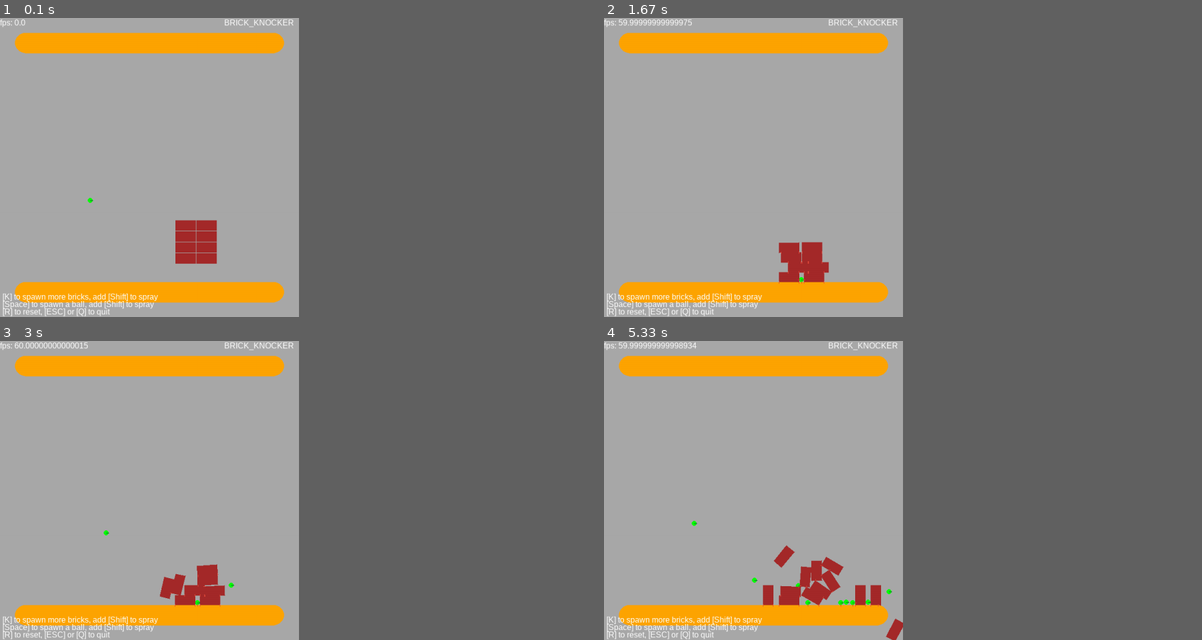
Above: before the commit, frames 1-4 (two rows, left to right).
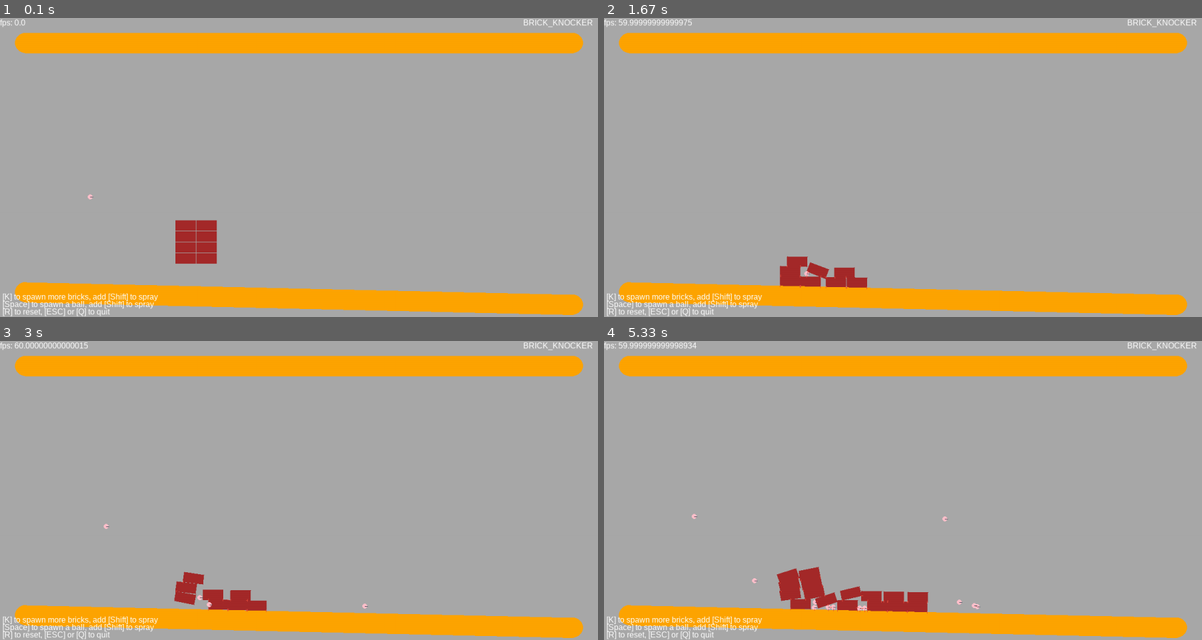
Above: after the commit, the same moments.

Repository: nrichards/pendulum2d
Game: pygame game, started from main.py
Two runs of this game, one before a commit and one after it. Both use one fixed random seed, a clock stepped at 60 frames per second and the inputs below.
Inputs:
- Up to frame 1 (0.1 s): no input
- Up to frame 2 (1.67 s): hold R 0.33-0.8 s; tap D at 0.83 s
- Up to frame 3 (3 s): tap Space at 2.17, 2.57, 2.87 s
- Up to frame 4 (5.33 s): tap Space at 3.07, 3.4, 3.7, 3.9, 4.2, 4.47, 4.8, 5.1, 5.23 s; tap K at 4.88 s
In our replay, the window is 450x450 before the commit and 900x450 after it. These sizes can differ from the game's own. Grey fills any space a smaller window leaves; there, only what the larger window draws over its background counts as a difference.

The runs differ from the first frame. In frame 1, 8.2% of the frame differs, in the area x 4-99%, y 0-100%; in frame 2, 9.1%; in frame 3, 9.2%; in frame 4, 10%.

Commit message:
Widen playground, add sounds, add fun

Diff:
--- a/brick_knocker.py
+++ b/brick_knocker.py
@@ -12,13 +12,15 @@
 
 PYGAME_COLOR_WHITE = pygame.Color("white")
 FONT_COLOR = PYGAME_COLOR_WHITE
-WIDTH, HEIGHT = 600, 600
+WIDTH, HEIGHT = 1200, 600
 DEFAULT_POSITION = 100, 300
 DEFAULT_DIRECTION = 1000, -600
+DIRECTION_TILT_RANGE_TUPLE = (-300, 300)
 DRAW_FPS = True
 COLLISION_TYPES = {
     "ball": 1,
     "brick": 2,
+    "wall": 3,
 }
 BALL_ELASTICITY = 0.7
 BRICK_ELASTICITY = 0.0000001
@@ -38,6 +40,7 @@
 
 space = None
 state = []
+sfx = {}
 
 
 # class Ball(pygame.sprite.Sprite):
@@ -65,7 +68,7 @@
     ball_body.position = position
 
     ball_shape = pymunk.Circle(ball_body, 5)
-    ball_shape.color = pygame.Color("green")
+    ball_shape.color = pygame.Color("pink")
     ball_shape.elasticity = BALL_ELASTICITY
     ball_shape.collision_type = COLLISION_TYPES["ball"]
 
@@ -73,25 +76,20 @@
 
     space.add(ball_body, ball_shape)
 
-
-def setup_level(space, player_body=None):
+    sfx["ball"]["catch"][0].play()
+
+
+def setup_level(space):
     """
     Populate with initial components
     :param space:
-    :param player_body:
     """
-    # Remove balls and bricks
-    for s in space.shapes[:]:
-        if s.body.body_type == pymunk.Body.DYNAMIC:
-            space.remove(s.body, s)
-
-    # Spawn a ball for the player to have something to play with
-
-    fire_ball(player_body, space)
+    remove_balls_bricks(space)
+
+    fire_ball(space)
 
     # Spawn bricks
 
-    # Brick drop
     one_brick = False
     if one_brick:
         brick_body = pymunk.Body(body_type=pymunk.Body.DYNAMIC)
@@ -105,38 +103,85 @@
     else:
         spawn_bricks(space)
 
-    # # Make bricks be removed when hit by ball
-    # def remove_brick(arbiter, space, data):
-    #     brick_shape = arbiter.shapes[0]
-    #     space.remove(brick_shape, brick_shape.body)
-    #
-    # h = space.add_collision_handler(collision_types["brick"], collision_types["ball"])
-    # h.separate = remove_brick
-
-    # Game area
-    # walls
+    handle_brick_brick = space.add_collision_handler(COLLISION_TYPES["brick"], COLLISION_TYPES["brick"])
+    handle_brick_brick.begin = brick_brick_collide
+
+    handle_brick_ball = space.add_collision_handler(COLLISION_TYPES["brick"], COLLISION_TYPES["ball"])
+    handle_brick_ball.begin = brick_ball_collide
+
+    spawn_walls(space)
+
+
+def spawn_walls(space):
     line_radius = 20
+    wall_left = 50
+    wall_right = WIDTH - 50
+    wall_bottom = 50
+    wall_top = HEIGHT - 50
     static_lines = [
-        pymunk.Segment(space.static_body, (50, 50), (550, 50), line_radius),  # Top
-        # pymunk.Segment(space.static_body, (550, 550), (550, 50), line_radius), # Right
-        # pymunk.Segment(space.static_body, (50, 550), (50, 50), line_radius), # Left
-        pymunk.Segment(space.static_body, (50, 550), (550, 550), line_radius),  # Bottom
-
+        pymunk.Segment(space.static_body, (wall_left, wall_top),
+                       (wall_right, wall_top), line_radius),  # Top
+        # pymunk.Segment(space.static_body, (550, 550),
+        #               (550, 50), line_radius), # Right
+        # pymunk.Segment(space.static_body, (50, 550),
+        #               (50, 50), line_radius), # Left
+        pymunk.Segment(space.static_body, (wall_left, wall_bottom),
+                       (wall_right, wall_bottom - 25), line_radius),  # Bottom
     ]
     for line in static_lines:
         line.color = pygame.Color("orange")
         line.elasticity = 1.0
         line.friction = 0.62
-
+        line.collision_type = COLLISION_TYPES["wall"]
     space.add(*static_lines)
-
-
-def fire_ball(player_body, space):
-    tilt = random.randrange(-200, 200)
+    handle_wall_ball = space.add_collision_handler(COLLISION_TYPES["wall"], COLLISION_TYPES["ball"])
+    handle_wall_ball.begin = wall_ball_collide
+    handle_wall_ball = space.add_collision_handler(COLLISION_TYPES["wall"], COLLISION_TYPES["brick"])
+    handle_wall_ball.begin = wall_brick_collide
+
+
+def remove_balls_bricks(space):
+    for s in space.shapes[:]:
+        if s.body.body_type == pymunk.Body.DYNAMIC:
+            space.remove(s.body, s)
+
+
+def brick_brick_collide(arbiter, space, data):
+    if arbiter.shapes[0].body.kinetic_energy > 40000:
+        c = sfx["brick"]["impact"][0].play()
+    elif arbiter.shapes[0].body.kinetic_energy > 10000:
+        c = sfx["brick"]["impact"][1].play()
+    elif arbiter.shapes[0].body.kinetic_energy > 500:
+        c = sfx["brick"]["scrape"][0].play()
+    return True
+
+
+def brick_ball_collide(arbiter, space, data):
+    if arbiter.shapes[1].body.kinetic_energy > 40000:
+        c = sfx["ball"]["bounce"][0].play()
+    return True
+
+
+def wall_ball_collide(arbiter, space, data):
+    if arbiter.shapes[1].body.kinetic_energy > 100000:
+        c = sfx["ball"]["bounce"][0].play()
+    return True
+
+
+def wall_brick_collide(arbiter, space, data):
+    if arbiter.shapes[1].body.kinetic_energy > 100000:
+        c = sfx["brick"]["impact"][0].play()
+    elif arbiter.shapes[1].body.kinetic_energy > 500:
+        c = sfx["brick"]["scrape"][0].play()
+    return True
+
+
+def fire_ball(space):
+    tilt = random.randrange(*DIRECTION_TILT_RANGE_TUPLE)
     ball_direction = (DEFAULT_DIRECTION[0], DEFAULT_DIRECTION[1] + tilt)
     spawn_ball(
         space,
-        DEFAULT_POSITION if player_body is None else player_body.position + (0, 40),
+        DEFAULT_POSITION,
         ball_direction,
     )
 
@@ -184,15 +229,18 @@
         ):
             space.remove(s.body, s)
             count += 1
+    debug_print(f"Cleaned up {count} bodies")
+
+
+def debug_print(self, *args):
     if DEBUG_LOG:
-        print(f"Cleaned up {count} bodies")
-
-
-def parse_events(player_body, running, space):
+        print(self, args)
+
+
+def parse_events(running, space):
     """
     Extract events from user input. May return multiple events if non-terminal.
 
-    :param player_body:
     :param running:
     :param space:
     :return: Terminal events as a single element list. Continuous events in a multiple element list.
@@ -228,6 +276,33 @@
     return result
 
 
+def load_sfx():
+    pygame.mixer.set_num_channels(32)
+
+    global sfx
+    sfx = {
+        "brick": {
+            "impact": [
+                pygame.mixer.Sound("sfx/brick_sounds/impact/brick_impact_01.mp3"),
+                pygame.mixer.Sound("sfx/brick_sounds/impact/brick_impact_03.mp3")
+            ],
+            "scrape": [
+                pygame.mixer.Sound("sfx/brick_sounds/scrape/brick_scrape_02.mp3"),
+            ]
+        },
+        "ball": {
+            "bounce": [
+                pygame.mixer.Sound("sfx/ball_sounds/bounce/rubber_ball_bounce_cement_04.wav"),
+            ],
+            "catch": [
+                pygame.mixer.Sound("sfx/ball_sounds/catch/rubber_ball_catch_03.mp3"),
+            ]
+        }
+    }
+
+    sfx["brick"]["scrape"][0].set_volume(0.5)
+
+
 def main():
     running = True
 
@@ -236,6 +311,7 @@
     screen = pygame.display.set_mode((WIDTH, HEIGHT))
     clock = pygame.time.Clock()
     font = pygame.font.SysFont("Arial", 16)
+    load_sfx()
 
     # Physics stuff
     space = pymunk.Space()
@@ -245,42 +321,9 @@
     pymunk.pygame_util.positive_y_is_up = True
     draw_options = pymunk.pygame_util.DrawOptions(screen)
 
-    # ### Player ship
-    # player_body = pymunk.Body(500, float("inf"))
-    player_body = None
-    # player_body.position = 300, 100
-    #
-    # player_shape = pymunk.Segment(player_body, (-50, 0), (50, 0), 8)
-    # player_shape.color = pygame.Color("red")
-    # player_shape.elasticity = 1.0
-    # player_shape.collision_type = collision_types["player"]
-
-    # def pre_solve(arbiter, space, data):
-    #     # We want to update the collision normal to make the bounce direction
-    #     # dependent of where on the paddle the ball hits. Note that this
-    #     # calculation isn't perfect, but just a quick example.
-    #     set_ = arbiter.contact_point_set
-    #     if len(set_.points) > 0:
-    #         player_shape = arbiter.shapes[0]
-    #         width = (player_shape.b - player_shape.a).x
-    #         delta = (player_shape.body.position - set_.points[0].point_a).x
-    #         normal = Vec2d(0, 1).rotated(delta / width / 2)
-    #         set_.normal = normal
-    #         set_.points[0].distance = 0
-    #     arbiter.contact_point_set = set_
-    #     return True
-    #
-    # h = space.add_collision_handler(collision_types["player"], collision_types["ball"])
-    # h.pre_solve = pre_solve
-
-    # # restrict movement of player to a straigt line
-    # move_joint = pymunk.GrooveJoint(
-    #     space.static_body, player_body, (100, 100), (500, 100), (0, 0)
-    # )
-    # space.add(player_body, player_shape, move_joint)
     global state
+
     # Start game
-    # setup_level(space, player_body)
     setup_level(space)
     last_time_culled = 0.0
 
@@ -292,17 +335,17 @@
             last_time_culled = current_time
 
         # TIP: https://learnpython.com/blog/python-match-case-statement/
-        events = parse_events(player_body, running, space)
+        events = parse_events(running, space)
         for event in events:
             match event:
                 case EventState.Run:
                     pass
                 case EventState.Restart:
-                    setup_level(space, None)
+                    setup_level(space)
                 case EventState.Stop:
                     running = False
                 case EventState.SpawnBall:
-                    fire_ball(player_body, space)
+                    fire_ball(space)
                 case EventState.SpawnBricks:
                     spawn_bricks(space)
                 case EventState.Debug:
Not shown, added: sfx/ball_sounds/bounce/rubber_ball_bounce_cement_04.wav
Not shown, added: sfx/ball_sounds/catch/rubber_ball_catch_03.mp3
Not shown, added: sfx/brick_sounds/impact/brick_impact_01.mp3
Not shown, added: sfx/brick_sounds/impact/brick_impact_03.mp3
Not shown, added: sfx/brick_sounds/scrape/brick_scrape_02.mp3
